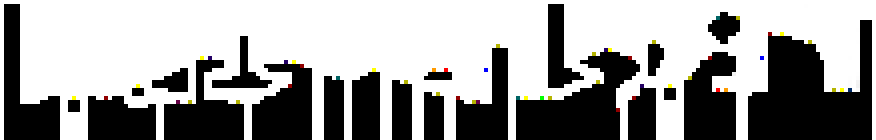
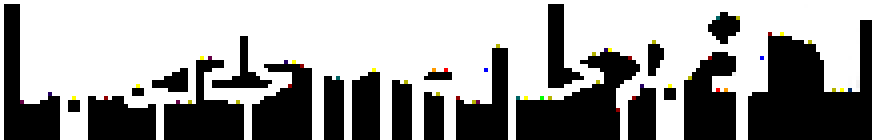
Layered file, before and after one edit (876×140). Changes by layer:
painted on "Ebene 16" over 20, 56, 212, 104
